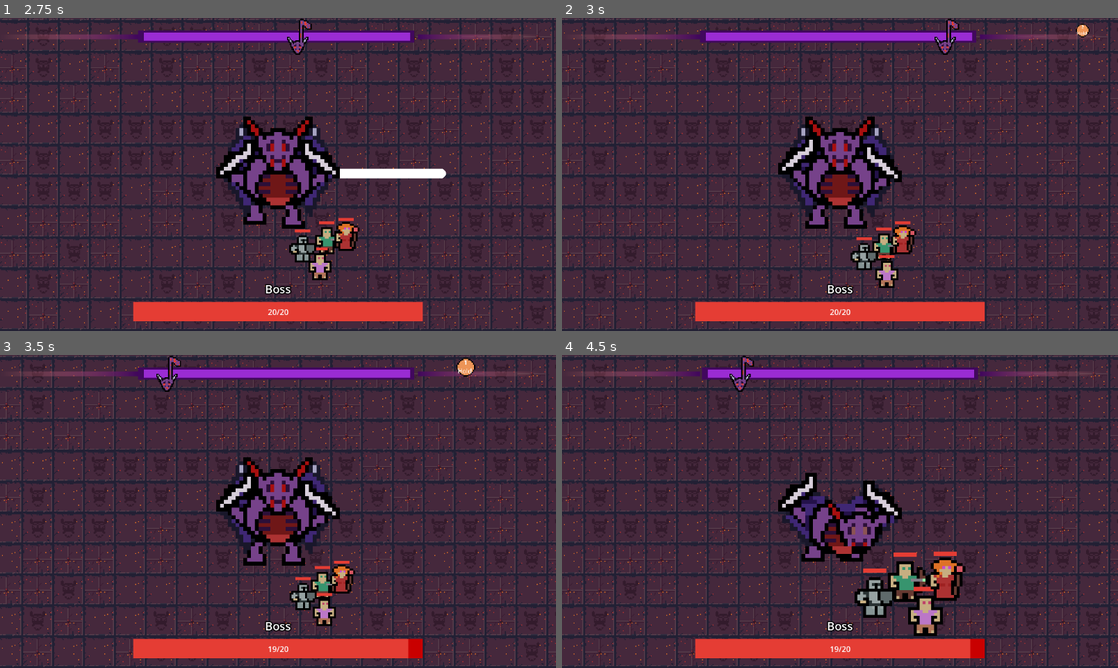
Above: before the commit, frames 1-4 (two rows, left to right).
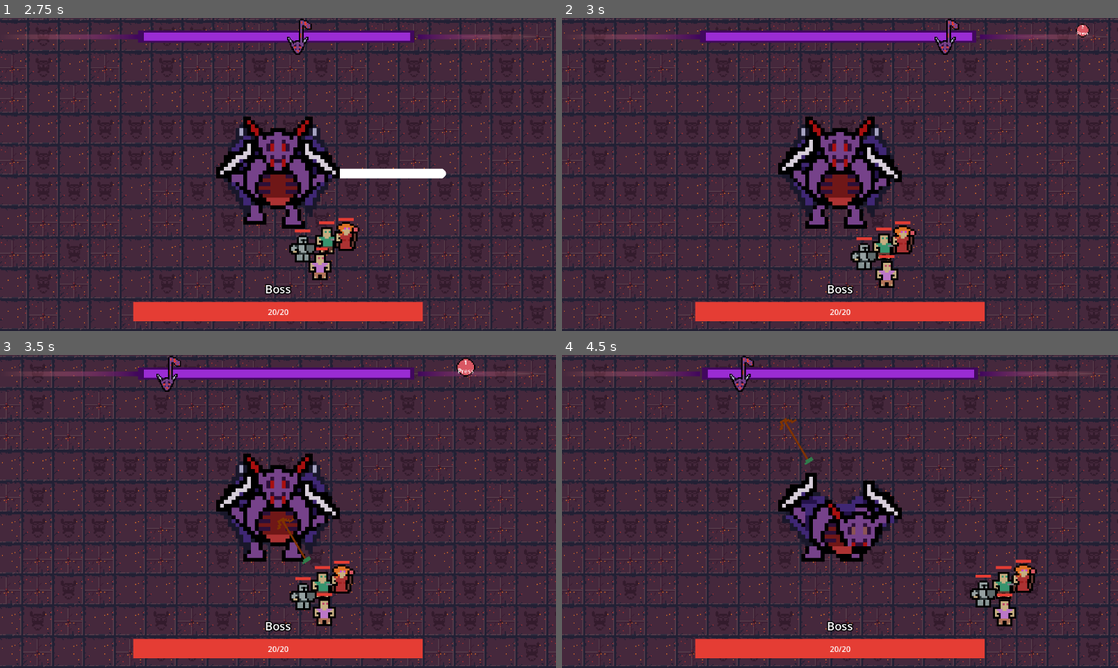
Above: after the commit, the same moments.

Repository: DevFTB/GMTK2023
Game: Godot game, scene res://main.tscn
Two runs of this game, one before a commit and one after it. Both use one fixed random seed, a clock stepped at 60 frames per second and the inputs below.
Inputs (mouse positions are in pixels of both pictures, inside the frame that each line leads up to):
- Up to frame 1 (2.75 s): tap Enter at 0.5 s; move the mouse to (400, 158) at 0.52 s; press the mouse at (400, 158) at 0.53 s; hold D (move_right) 0.53-1.25 s; release the mouse at (400, 158) at 1.25 s; drag from (166, 190) to (250, 237) at 1.27 s; move the mouse to (333, 105) at 2.02 s; hold D (move_right) from 2.03 s (still down); hold E (activate_combo_2) from 2.03 s (still down); click (333, 105) at 2.3 s
- Up to frame 2 (3 s): release D (move_right) at 2.75 s; release E (activate_combo_2) at 2.75 s; drag from (812, 237) to (673, 127) at 2.77 s
- Up to frame 3 (3.5 s): no input
- Up to frame 4 (4.5 s): move the mouse to (1006, 558) at 3.52 s; press the mouse at (1006, 558) at 3.53 s; hold A (move_left) 3.53-4.25 s; tap Space (debug_key) at 4.15 s; release the mouse at (1006, 558) at 4.25 s; drag from (673, 464) to (756, 433) at 4.27 s

Frame 1 is identical in both runs. In frame 2, less than 0.1% of the frame differs, in the area x 92-95%, y 2-6%; in frame 3, 1.4%; in frame 4, 4.4%, in the area x 39-86%, y 20-97%.
Error before the commit: Invalid call. Nonexistent function 'angle' in base 'Nil'. (res://entities/boss/Boss.gd:41)
Error after the commit: Invalid call. Nonexistent function 'angle' in base 'Nil'. (res://entities/boss/Boss.gd:46)

Commit message:
all actions done

Diff:
--- a/entities/boss/Aiming.gd
+++ b/entities/boss/Aiming.gd
@@ -16,6 +16,7 @@
 	elif event is InputEventMouseButton:
 		if event.is_action_pressed("rhythm_hit"):
 			boss.attack_direction = direction_vector
+			print(direction_vector)
 			boss.activate_combo()
 
 	pass
--- a/entities/boss/Boss.gd
+++ b/entities/boss/Boss.gd
@@ -38,12 +38,12 @@
 	var combo = combos[selected_combo]
 
 	var lifecycle = ComboLifecycle.new()
-	lifecycle.rotation = attack_direction.angle()
+
 	lifecycle.combo = combo
 
 	active_combo = lifecycle
 
-
+	lifecycle.rotation = attack_direction.angle()
 	add_child(lifecycle)
 
 	started_combo.emit(lifecycle)
@@ -85,3 +85,34 @@
 # todo make sure this exports correctly!! otherwise just hardcode it in
 func read_file(path):
 	return FileAccess.open(path, FileAccess.READ).get_as_text()
+
+
+func teleport(movement_vector: Vector2, duration = 0.3):
+	#var tween = get_tree().create_tween()
+	#tween.tween_property(self, "position", position + movement_vector, duration)
+	var collision = move_and_collide(movement_vector)
+	if collision:
+		var collider = collision.get_collider()
+		var space_state = get_world_2d().direct_space_state
+
+		var query = PhysicsShapeQueryParameters2D.new()
+		query.collide_with_bodies = true
+		query.collision_mask = 0x1000b
+
+		var circle =  CircleShape2D.new()
+		circle.radius = 192
+		query.shape =circle
+		query.transform.origin = collision.get_position()
+
+		var hits = space_state.intersect_shape(query)
+
+		for hit in hits:
+
+			var hit_collider = hit.collider
+
+			if hit_collider.is_in_group("player"):
+				print(hit_collider)
+				collider.apply_knockback(20*32, collision.get_travel().normalized())
+
+#	if collider != null and collider.is_in_group("player"):
+#		collider.apply_knockback(20*32, collision.get_travel().normalized())
--- a/entities/boss/action/BossAction.gd
+++ b/entities/boss/action/BossAction.gd
@@ -50,3 +50,6 @@
 func upgrade() -> void:
 	if level < max_level:
 		level += 1
+
+func do_effect(boss: Boss, direction: Vector2):
+	pass
--- /dev/null
+++ b/entities/boss/action/DashBossAction.gd
@@ -0,0 +1,7 @@
+extends BossAction
+
+@export var teleport_distance = 32 * 5
+
+func do_effect(boss: Boss, direction: Vector2):
+	boss.teleport(direction * teleport_distance)
+	pass
--- a/entities/boss/action/charge/boss_action_charge_scene.tscn
+++ b/entities/boss/action/charge/boss_action_charge_scene.tscn
@@ -23,6 +23,8 @@
 [node name="Hitboxes" type="Node2D" parent="."]
 
 [node name="Hitbox" type="Area2D" parent="Hitboxes"]
+collision_layer = 4
+collision_mask = 8
 script = ExtResource("2_vnpdx")
 
 [node name="CollisionShape2D2" type="CollisionShape2D" parent="Hitboxes/Hitbox"]
--- a/entities/boss/action/combustion/boss_action_combustion.tres
+++ b/entities/boss/action/combustion/boss_action_combustion.tres
@@ -14,8 +14,8 @@
 action_description = ""
 action_scene = ExtResource("1_i5dx0")
 action_icon = SubResource("AtlasTexture_38kle")
-amount_of_beats = 8
-amount_of_cooldown_beats = 1
+amount_of_beats = 4
+amount_of_cooldown_beats = 2
 is_hold_action = true
 starting_animation = "combustion_activate"
 sustain_animation = "combustion_sustain"
--- a/entities/boss/action/combustion/goo_splash.tscn
+++ b/entities/boss/action/combustion/goo_splash.tscn
@@ -36,6 +36,8 @@
 
 [node name="Hitbox" type="Area2D"]
 show_behind_parent = true
+collision_layer = 4
+collision_mask = 8
 script = ExtResource("1_52fqw")
 
 [node name="Sprite2D" type="Sprite2D" parent="."]
--- a/entities/boss/action/dash/boss_action_dash.tres
+++ b/entities/boss/action/dash/boss_action_dash.tres
@@ -1,21 +1,22 @@
-[gd_resource type="Resource" script_class="BossAction" load_steps=5 format=3 uid="uid://c61fkl1ud8j26"]
+[gd_resource type="Resource" load_steps=5 format=3 uid="uid://c61fkl1ud8j26"]
 
+[ext_resource type="Script" path="res://entities/boss/action/DashBossAction.gd" id="1_0ro0h"]
 [ext_resource type="PackedScene" uid="uid://cet6xiw7xsjp3" path="res://entities/boss/action/dash/boss_action_dash_scene.tscn" id="1_ih847"]
 [ext_resource type="Texture2D" uid="uid://cp7mgtw21cnum" path="res://entities/boss/action/action_icons.png" id="1_kkc1t"]
-[ext_resource type="Script" path="res://entities/boss/action/BossAction.gd" id="2_l5ti2"]
 
-[sub_resource type="AtlasTexture" id="AtlasTexture_54mde"]
+[sub_resource type="AtlasTexture" id="AtlasTexture_pvf4b"]
 atlas = ExtResource("1_kkc1t")
 region = Rect2(48, 0, 16, 16)
 
 [resource]
-script = ExtResource("2_l5ti2")
+script = ExtResource("1_0ro0h")
+teleport_distance = 160
 action_name = "Dash"
-action_description = ""
+action_description = "Move quickly in a certain direction"
 action_scene = ExtResource("1_ih847")
-action_icon = SubResource("AtlasTexture_54mde")
+action_icon = SubResource("AtlasTexture_pvf4b")
 amount_of_beats = 1
-amount_of_cooldown_beats = 2
+amount_of_cooldown_beats = 1
 is_hold_action = false
 starting_animation = "dash"
 sustain_animation = ""
--- a/entities/boss/action/dash/boss_action_dash_scene.tscn
+++ b/entities/boss/action/dash/boss_action_dash_scene.tscn
@@ -21,6 +21,8 @@
 [node name="Hitboxes" type="Node2D" parent="."]
 
 [node name="Hitbox" type="Area2D" parent="Hitboxes"]
+collision_layer = 4
+collision_mask = 8
 script = ExtResource("2_7lvhh")
 
 [node name="CollisionShape2D" type="CollisionShape2D" parent="Hitboxes/Hitbox"]
--- a/entities/boss/action/roar/boss_action_roar_scene.tscn
+++ b/entities/boss/action/roar/boss_action_roar_scene.tscn
@@ -79,6 +79,8 @@
 [node name="Hitboxes" type="Node2D" parent="."]
 
 [node name="Hitbox" type="Area2D" parent="Hitboxes"]
+collision_layer = 4
+collision_mask = 8
 script = ExtResource("2_fmj4d")
 
 [node name="CollisionShape2D2" type="CollisionShape2D" parent="Hitboxes/Hitbox"]
--- a/entities/boss/action/slam/boss_action_slam_scene.tscn
+++ b/entities/boss/action/slam/boss_action_slam_scene.tscn
@@ -73,6 +73,8 @@
 [node name="Hitboxes" type="Node2D" parent="."]
 
 [node name="Hitbox" type="Area2D" parent="Hitboxes"]
+collision_layer = 4
+collision_mask = 8
 script = ExtResource("2_svrmq")
 
 [node name="CollisionShape2D" type="CollisionShape2D" parent="Hitboxes/Hitbox"]
--- a/entities/boss/action/swipe/boss_action_swipe_scene.tscn
+++ b/entities/boss/action/swipe/boss_action_swipe_scene.tscn
@@ -101,6 +101,8 @@
 [node name="Hitboxes" type="Node2D" parent="."]
 
 [node name="Hitbox" type="Area2D" parent="Hitboxes"]
+collision_layer = 4
+collision_mask = 8
 script = ExtResource("1_n5lwg")
 
 [node name="CollisionPolygon2D" type="CollisionPolygon2D" parent="Hitboxes/Hitbox"]
--- a/entities/boss/boss.tscn
+++ b/entities/boss/boss.tscn
@@ -18,6 +18,8 @@
 [node name="Boss" type="CharacterBody2D" groups=["boss"]]
 y_sort_enabled = true
 position = Vector2(320, 223)
+collision_layer = 2
+collision_mask = 15
 script = ExtResource("1_ag2a5")
 movement_speed = 70
 combos = Array[Resource("res://entities/boss/combo/Combo.gd")]([ExtResource("2_vvgcd"), ExtResource("3_3n8fb")])
--- a/entities/boss/combo/ComboLifecycle.gd
+++ b/entities/boss/combo/ComboLifecycle.gd
@@ -57,13 +57,15 @@
 			action_instance.strength = strength
 
 			action_instance.position = position
-			action_instance.rotation = parent.rotation
+			action_instance.rotation = parent.attack_direction.angle()
 			action_instance.action = action
 
 			parent.add_child(action_instance)
 
 		else:
 			print("action ", action.action_name, " with strength ", strength)
+
+		action.do_effect(parent, Vector2.from_angle(parent.attack_direction.angle()))
 		pass
 
 class HoldActionLifecycle:
@@ -148,7 +150,7 @@
 func _ready():
 	beat_manager.beat.connect(_on_beat)
 
-
+	print(rotation)
 	var offset = beat_manager.beat_number + (1 if beat_manager.get_beat_progress() < 0.5 else 2)
 	if combo.actions[0].is_hold_action:
 		offset += 1
@@ -158,6 +160,7 @@
 		var lc
 		if action.is_hold_action:
 			lc = HoldActionLifecycle.new(get_parent(), action, offset)
+
 		else:
 			lc = ActionLifecycle.new(get_parent(), action, offset)
 
--- a/entities/boss/combo/combo_2.tres
+++ b/entities/boss/combo/combo_2.tres
@@ -8,8 +8,8 @@
 [resource]
 script = ExtResource("1_m0fxg")
 actions = {
-0: ExtResource("1_1aoci"),
-1: ExtResource("2_bj2hr"),
-2: ExtResource("3_b3js8")
+0: ExtResource("3_b3js8"),
+1: ExtResource("1_1aoci"),
+2: ExtResource("2_bj2hr")
 }
 amount_of_slots = 3
--- a/entities/players/Player.gd
+++ b/entities/players/Player.gd
@@ -63,18 +63,29 @@
 var _gravity = -32
 var _velocity_override = Vector2.ZERO
 var _scale_override = 1
-var _time_per_pixel = 0.008
+var _time_per_pixel = 0.002
+var _knockback_scale_factor = 0.1 / (3 * 32)
+var _deceleration_factor = 0.5
 func apply_knockback(knock_back, direction: Vector2):
 	_flying = true
 	_velocity_override = direction.normalized() / _time_per_pixel
 
 	var time = knock_back * _time_per_pixel
+
+	# remove player mask
+	collision_mask = collision_mask & ~(1 << 3)
+
+	var scale_factor = 1.5 + _knockback_scale_factor * knock_back
+
 	var tween = get_tree().create_tween()
-	tween.tween_property(self, "scale", Vector2(1.5,1.5), time / 3).from_current()
+	tween.tween_property(self, "scale", Vector2(scale_factor,scale_factor), time / 3).from_current()
 	tween.tween_property(self, "scale", Vector2(1,1), 2*time / 3).set_delay( time/3)
-	tween.tween_callback(func(): _flying = false)
+	tween.tween_callback(func():
+		_flying = false;
+		collision_mask = collision_mask | (1 << 3)
+		)
 
-	if randi() % 4 == 0:
+	if randi() % 4 == 0 or knock_back > 128:
 		speak("WHOAA!!!")
 	pass
 
@@ -89,6 +100,7 @@
 	else:
 		if _flying:
 			move_and_collide(_velocity_override * delta)
+			_velocity_override -= _velocity_override * _deceleration_factor *delta
 
 func speak(text):
 	$PlayerGUI.display_speech(text)
--- a/entities/players/Player.tscn
+++ b/entities/players/Player.tscn
@@ -24,6 +24,8 @@
 }]
 
 [node name="Player" type="CharacterBody2D" groups=["player"]]
+collision_layer = 8
+collision_mask = 15
 script = ExtResource("1_l1dva")
 player_class = "Fighter"
 
--- a/entities/players/tank/tank.tscn
+++ b/entities/players/tank/tank.tscn
@@ -1,6 +1,6 @@
 [gd_scene load_steps=4 format=3 uid="uid://cva63yioyjyr3"]
 
-[ext_resource type="PackedScene" uid="uid://jc15k6rexkl2" path="res://entities/players/player.tscn" id="1_tf7pq"]
+[ext_resource type="PackedScene" uid="uid://jc15k6rexkl2" path="res://entities/players/Player.tscn" id="1_tf7pq"]
 [ext_resource type="PackedScene" uid="uid://bdbpgb2uscom2" path="res://entities/players/actions/melee_attack/melee_attack.tscn" id="2_a8bkk"]
 [ext_resource type="Texture2D" uid="uid://wkssy5ryyqd6" path="res://entities/players/tank/tank.png" id="2_er3yj"]
 
--- a/level/dungeon_tile_set.tres
+++ b/level/dungeon_tile_set.tres
@@ -48,4 +48,5 @@
 [resource]
 tile_size = Vector2i(32, 32)
 physics_layer_0/collision_layer = 1
+physics_layer_0/collision_mask = 0
 sources/1 = SubResource("TileSetAtlasSource_e02jd")
--- a/project.godot
+++ b/project.godot
@@ -17,7 +17,7 @@
 
 [display]
 
-window/size/resizable=false
+window/size/mode=2
 window/stretch/mode="viewport"
 
 [input]
@@ -63,6 +63,13 @@
 ]
 }
 
+[layer_names]
+
+2d_physics/layer_1="environment"
+2d_physics/layer_2="boss"
+2d_physics/layer_3="boss_action"
+2d_physics/layer_4="player"
+
 [rendering]
 
 textures/canvas_textures/default_texture_filter=0
